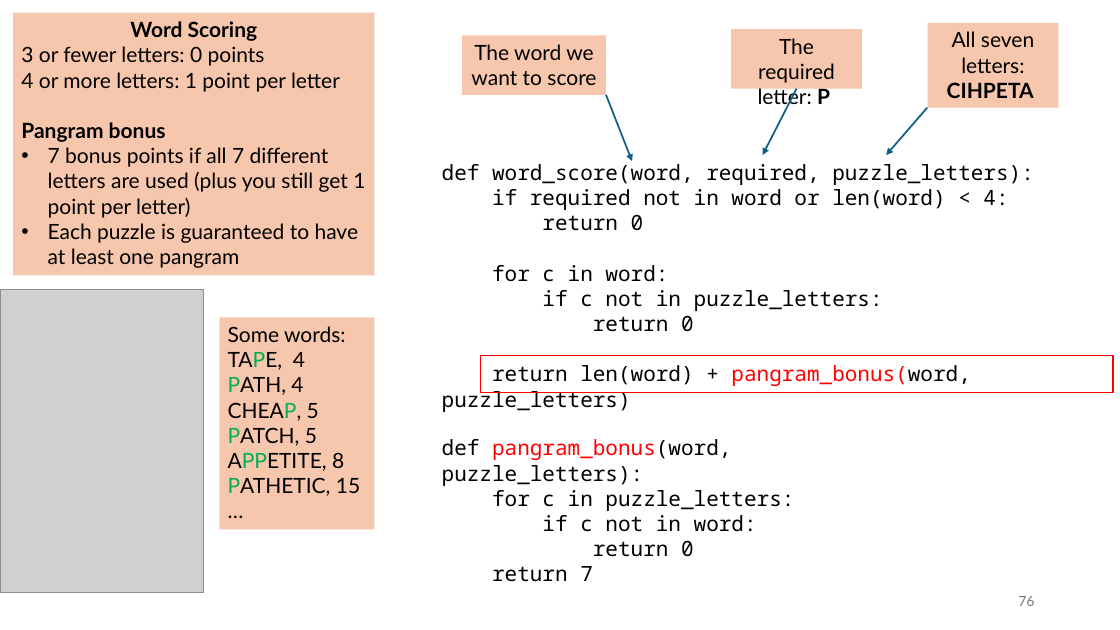
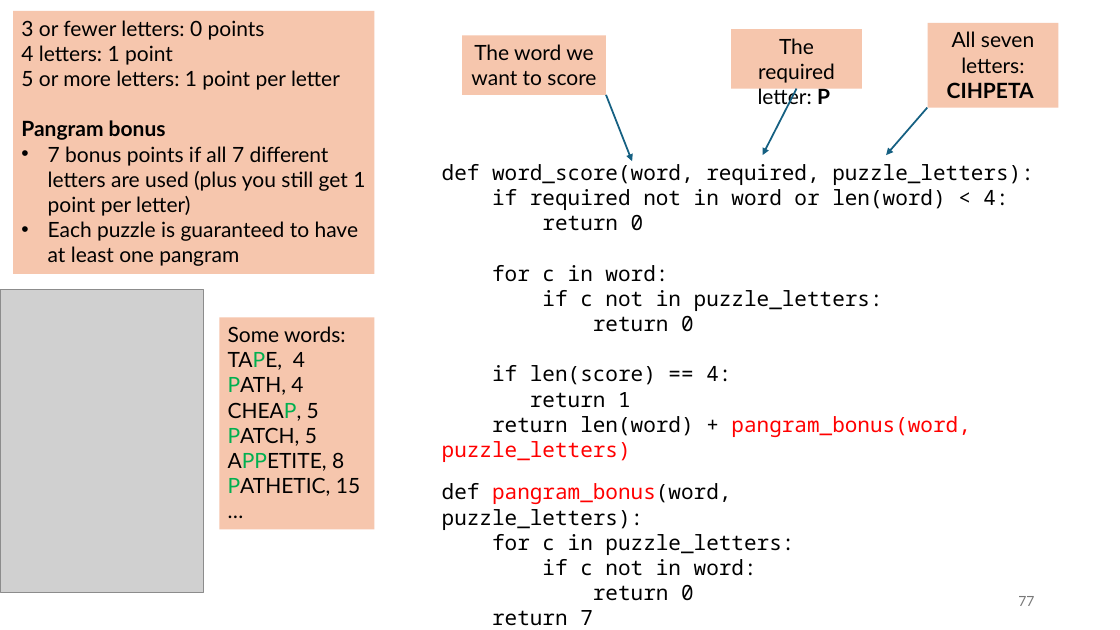
Before and after one commit to tjd1234/cmpt120spring2026, a slide deck: slide 77 of lecture_notes/chapter7/chapter7.pptx (slide 76 before the commit). Drawn at 1120x630 pixels with LibreOffice and Linux fonts; fonts in the diff are those of the drawing; grey boxes stand for pictures. Boxes give left, top, right and bottom in pixels: in the first picture for what was removed or moved away, otherwise in the second. Text is boxed around its words. In the diff, an @@ line names an element or a change of style, - is before the commit and + after.

```diff
--- a/lecture_notes/chapter7/chapter7.pptx
+++ b/lecture_notes/chapter7/chapter7.pptx
@@ text in rectangle at (130,21,258,41): paragraph removed @@
-Word Scoring
@@ text in rectangle at (21,45,340,90): text changed @@
-4 or more letters: 1 point per letter
+4 letters: 1 point
+5 or more letters: 1 point per letter
@@ rectangle removed at (481,355,1113,392) @@
@@ text at (492,365,731,408): paragraph added @@
+if len(score) == 4:
+return 1
@@ text at (442,416,970,462): text colour #000000 to #FF0000 in "pangram_bonus(word, puzzle_letters)" @@
@@ text "def pangram_bonus(word, puzzle_letters):": place and size @@
-text "def pangram_bonus(word, puzzle_letters):" at (442,439,794,557)
+text "def pangram_bonus(word, puzzle_letters):" at (442,483,794,601)
@@ page number at (1018,596,1034,606): text changed @@
-76
+77
```
Also in this commit, not shown: 22 other slides changed, 1 slide added.
